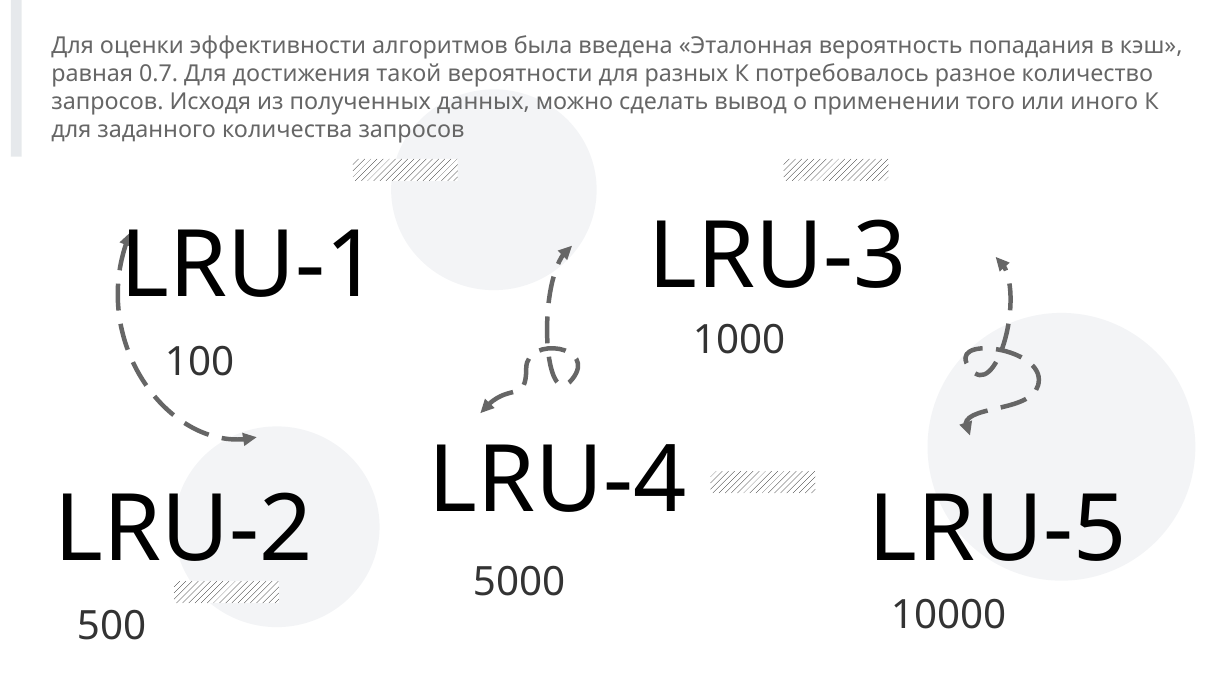
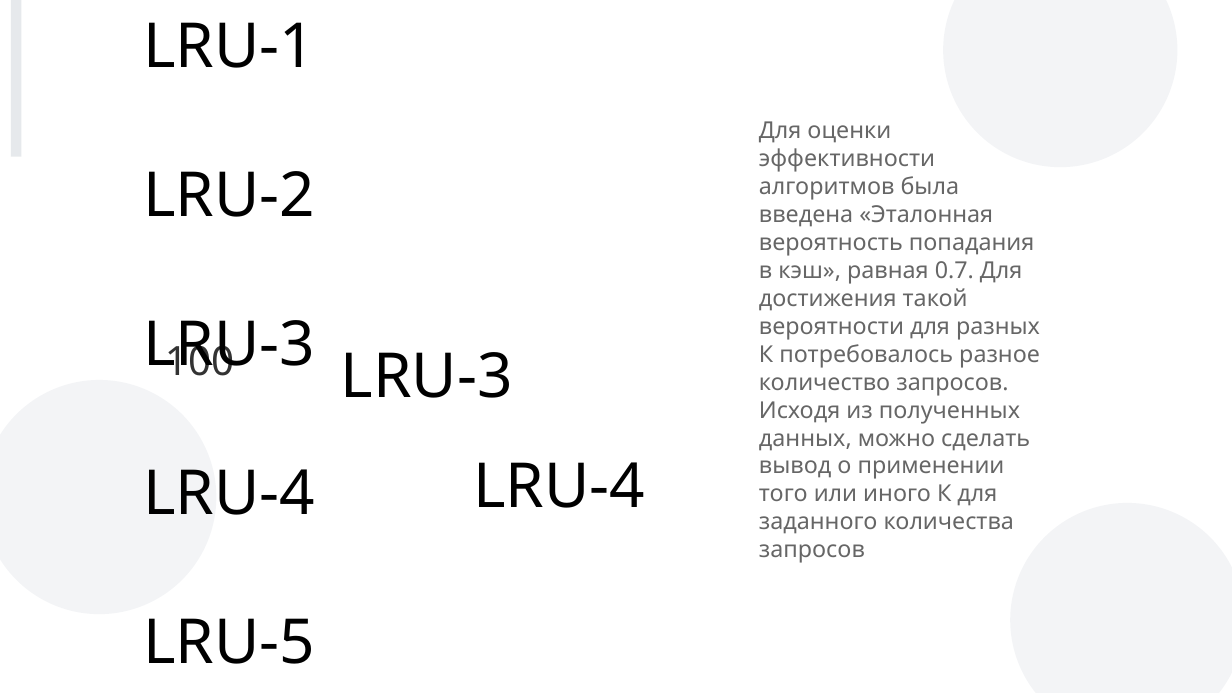
Before and after one commit to andreyStrachuk/LRU-K, a slide deck: slide 29 of Theory/Презентация LRU-K.pptx. Drawn at 1232x693 pixels with LibreOffice and Linux fonts; fonts in the diff are those of the drawing; background and template pictures are left out. Boxes give left, top, right and bottom in pixels: in the first picture for what was removed or moved away, otherwise in the second. Text is boxed around its words. In the diff, an @@ line names an element or a change of style, - is before the commit and + after.

```diff
--- a/Theory/Презентация LRU-K.pptx
+++ b/Theory/Презентация LRU-K.pptx
@@ text added at [143,22,315,664], 40 pt, text #000000 @@
+LRU-1
+LRU-2
+LRU-3
+LRU-4
+LRU-5
@@ ellipse: place and size @@
-ellipse at [391,89,597,291]
+ellipse at [944,0,1178,168]
@@ text "Для оценки эффективности алгоритмов была ..." rewrapped from [51,35,1183,143] to [759,121,1040,563] @@
@@ rectangle removed at [353,159,458,181] @@
@@ rectangle removed at [784,159,889,181] @@
@@ freeform shape removed at [86,233,257,458] @@
@@ text removed at [121,229,379,297] @@
-LRU-1
@@ freeform shape removed at [481,246,599,414] @@
@@ freeform shape removed at [945,257,1040,436] @@
@@ text removed at [693,323,785,354] @@
-1000
@@ text "LRU-3" at [341,352,513,398]: size 60 to 40 pt @@
@@ text "LRU-3": place and size @@
-text "LRU-3" at [649,219,907,288]
+text "LRU-3" at [341,352,513,398]
@@ ellipse: place and size @@
-ellipse at [174,427,380,628]
+ellipse at [0,380,217,615]
@@ text "LRU-4": place and size @@
-text "LRU-4" at [429,444,687,512]
+text "LRU-4" at [473,462,645,508]
@@ text "LRU-4" at [473,462,645,508]: size 60 to 40 pt @@
@@ rectangle removed at [711,472,816,494] @@
@@ text removed at [55,492,313,584] @@
-LRU-2
@@ text removed at [869,493,1127,561] @@
-LRU-5
@@ ellipse: place and size @@
-ellipse at [928,313,1196,581]
+ellipse at [1011,503,1232,693]
@@ text removed at [473,565,565,596] @@
-5000
@@ rectangle removed at [174,581,279,604] @@
@@ text removed at [891,598,1006,629] @@
-10000
@@ text removed at [77,609,146,640] @@
-500
```
Also in this commit, not shown: 29 other slides changed.
